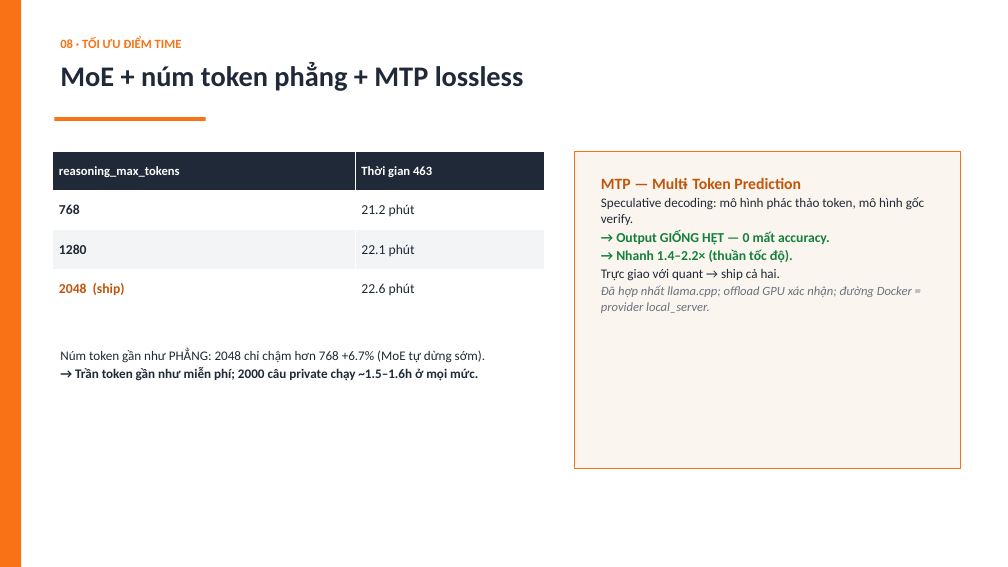
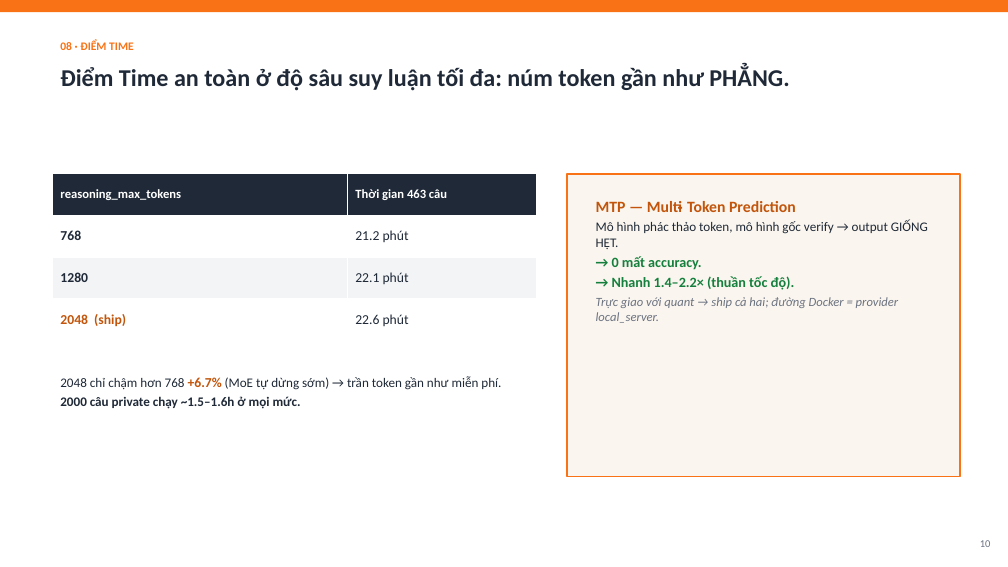
Before and after one commit to meiiie/bang_c, a slide deck: slide 10 of docs/Neko-Core-Thuyet-minh-phuong-phap.pptx (slide 9 before the commit). Drawn at 1008x567 pixels with LibreOffice and Linux fonts; fonts in the diff are those of the drawing. Boxes give left, top, right and bottom in pixels: in the first picture for what was removed or moved away, otherwise in the second. Text is boxed around its words. In the diff, an @@ line names an element or a change of style, - is before the commit and + after.

```diff
--- a/docs/Neko-Core-Thuyet-minh-phuong-phap.pptx
+++ b/docs/Neko-Core-Thuyet-minh-phuong-phap.pptx
@@ rectangle removed at [0, 0, 21, 567] @@
@@ rectangle added at [0, 0, 1008, 12], fill #F97316 @@
@@ text at [60, 40, 134, 50]: text changed; size 12 to 11 pt @@
-08 · TỐI ƯU ĐIỂM TIME
+08 · ĐIỂM TIME
@@ text at [60, 66, 789, 91]: text changed; size 27 to 23 pt @@
-MoE + núm token phẳng + MTP lossless
+Điểm Time an toàn ở độ sâu suy luận tối đa: núm token gần như PHẲNG.
@@ rectangle removed at [54, 117, 206, 121] @@
@@ table at [53, 174, 537, 340] @@
-row 1, column 2: Thời gian 463
+row 1, column 2: Thời gian 463 câu
@@ table: place and size @@
-table at [53, 151, 544, 309]
+table at [53, 174, 537, 340]
@@ rectangle: place and size @@
-rectangle at [575, 151, 960, 469]
+rectangle at [567, 174, 960, 476]
@@ rectangle at [567, 174, 960, 476]: outline #F97316 1 pt to #F97316 1.25 pt @@
@@ text "MTP — Multi‑Token Prediction": place and size @@
-text "MTP — Multi‑Token Prediction" at [601, 178, 925, 313]
+text "MTP — Multi‑Token Prediction" at [596, 220, 928, 323]
@@ text at [596, 220, 928, 270]: text changed @@
-Speculative decoding: mô hình phác thảo token, mô hình gốc verify.
-→ Output GIỐNG HỆT — 0 mất accuracy.
+Mô hình phác thảo token, mô hình gốc verify → output GIỐNG HỆT.
+→ 0 mất accuracy.
@@ text at [596, 297, 898, 323]: text changed @@
-Trực giao với quant → ship cả hai.
-Đã hợp nhất llama.cpp; offload GPU xác nhận; đường Docker = provider local_server.
+Trực giao với quant → ship cả hai; đường Docker = provider local_server.
@@ text at [612, 276, 795, 290]: size 13 to 13.5 pt in "→ Nhanh 1.4–2.2× (thuần tốc độ)."; more space between paragraphs @@
@@ text at [60, 376, 501, 409]: text changed; bold off @@
-Núm token gần như PHẲNG: 2048 chỉ chậm hơn 768 +6.7% (MoE tự dừng sớm).
-→ Trần token gần như miễn phí; 2000 câu private chạy ~1.5–1.6h ở mọi mức.
+2048 chỉ chậm hơn 768 +6.7% (MoE tự dừng sớm) → trần token gần như miễn phí.
+2000 câu private chạy ~1.5–1.6h ở mọi mức.
@@ text added at [980, 540, 991, 547], 10 pt, text #6B7280 @@
+10
```
Also in this commit, not shown: 9 other slides changed, 3 slides added, 2 slides removed, 1 other file.
